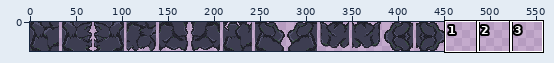
Two versions of one sprite sheet, MAGD487_Project_Editor/Assets/Art/Cave_Tiles-Sheet.png. Above, an overview of the earlier version with the close-up marked.
Close-up. As it was:
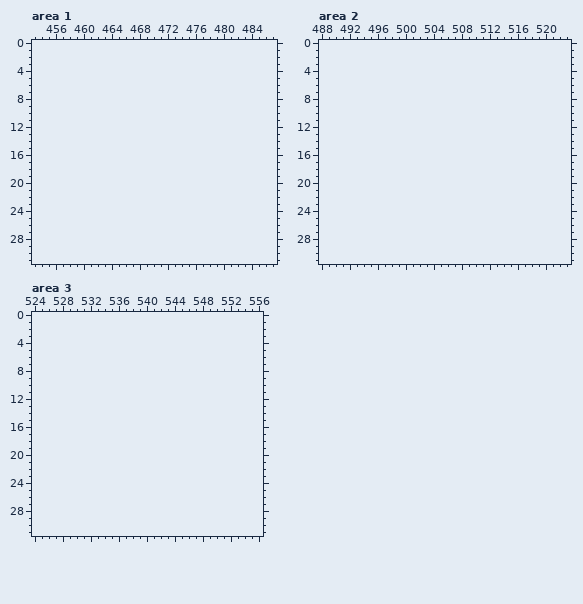
The file is 452x32 pixels. Shown: area 1: x 453..487, y 0..31; area 2: x 488..523, y 0..31; area 3: x 524..556, y 0..31. The old version is drawn lined up with the new one, on the new canvas.
And afterwards:
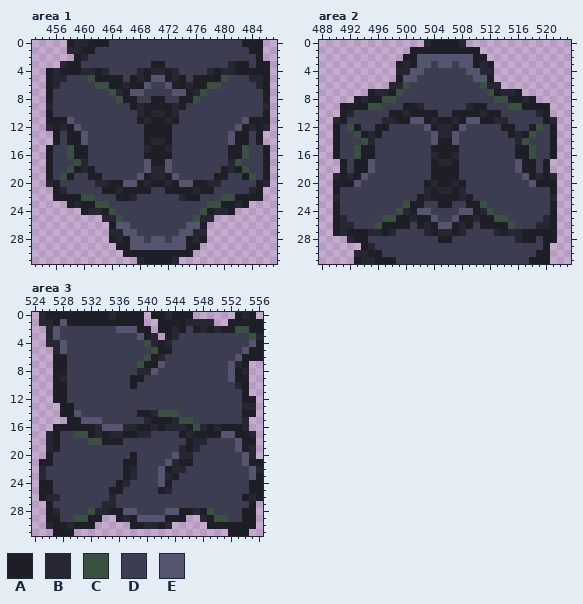
Palette (. is transparent): A #1e1e26  B #272733  C #3a5141  D #3d3d51  E #55556f
Change:
canvas 452x32 -> 557x32
Area 1:
y 0: x 458..485 ............................ -> ABBAAADDDDDDDDDDDDDDDDDDDAAA
y 1: x 458..485 ............................ -> BBAADDDDDDDDDDDDDDDDDDDDDDAA
y 2: x 459..485 ........................... -> ABDDDDDDDDDDDDDDDDDDDDDDDDA
y 3: x 457..486 .............................. -> BAADDDDDDDDDDAADDDDDDDDDBAADAA
y 4: x 455..486 ................................ -> ABAAABBABDDDDBABBABDDDDBABBAAAAA
y 5: x 455..486 ................................ -> ABBDDDCAAAADABAEEABADAAAACDDDBBA
y 6: x 455..486 ................................ -> ABDDDDDCCAABAAEDDEAABAACCDDDDDBA
y 7: x 455..486 ................................ -> ADDDDDDDDCBAEEDDDDEEABCDDDDDDDDA
y 8: x 455..486 ................................ -> ADDDDDDDDDCAADDAADDAACDDDDDDDDDA
y 9: x 455..486 ................................ -> BDDDDDDDDDDDABAAAABADDDDDDDDDDDB
y 10: x 455..486 ................................ -> ADDDDDDDDDDDDBABBABDDDDDDDDDDDDA
y 11: x 455..486 ................................ -> AAAEDDDDDDDDDABAABADDDDDDDDDEAAA
y 12: x 455..486 ................................ -> BABAEDDDDDDDDDAAAADDDDDDDDDEABAB
y 13: x 456..485 .............................. -> ADAAEDDDDDDDDAAAADDDDDDDDEAADA
y 14: x 456..485 .............................. -> ADAAEDDDDDDDDABBADDDDDDDDEAADA
y 15: x 455..486 ................................ -> ADDCAADDDDDDDDBAABDDDDDDDDAACDDA
y 16: x 455..486 ................................ -> ADDCAADDDDDDDDAAAADDDDDDDDAACDDA
y 17: x 455..486 ................................ -> ADDDCBDDDDDDDDEAAEDDDDDDDDBCDDDA
y 18: x 455..486 ................................ -> ADDCABADDDDDDDEBBEDDDDDDDABACDDA
y 19: x 455..486 ................................ -> ADCADDAADDDDDEABBAEDDDDDAADDACDA
y 20: x 455..486 ................................ -> BADDDDDBBAAEEABAABAEEAABBDDDDDAB
y 21: x 456..485 .............................. -> ABDDDDDAABAAAADDAAAABAADDDDDBA
y 22: x 456..485 .............................. -> AAAACCDDDAABDDDDDDBAADDDCCAAAA
y 23: x 458..483 .......................... -> ABAACCDDDDDDDDDDDDDDCCAABA
y 24: x 460..481 ...................... -> ABBACDDDDDDDDDDDDCABBA
y 25: x 463..478 ................ -> BBCDDDDDDDDDDCBB
y 26: x 464..477 .............. -> AEEDDDDDDDDEEA
y 27: x 464..477 .............. -> BBEEDDDDDDEEBB
y 28: x 464..477 .............. -> ABAEEDEEDEEABA
y 29: x 465..476 ............ -> AAEEEEEEEEAA
y 30: x 466..475 .......... -> AAAAAAAAAA
y 31: x 468..473 ...... -> BAAAAB
Area 2:
y 0: x 503..508 ...... -> BAAAAB
y 1: x 501..510 .......... -> AAAAAAAAAA
y 2: x 500..511 ............ -> AAEEEEEEEEAA
y 3: x 499..512 .............. -> ABAEEDEEDEEABA
y 4: x 499..512 .............. -> BBEEDDDDDDEEBB
y 5: x 499..512 .............. -> AEEDDDDDDDDEEA
y 6: x 498..513 ................ -> BBCDDDDDDDDDDCBB
y 7: x 495..516 ...................... -> ABBACDDDDDDDDDDDDCABBA
y 8: x 493..518 .......................... -> ABAACCDDDDDDDDDDDDDDCCAABA
y 9: x 491..520 .............................. -> AAAACCDDDAABDDDDDDBAADDDCCAAAA
y 10: x 491..520 .............................. -> ABDDDDDAABAAAADDAAAABAADDDDDBA
y 11: x 490..521 ................................ -> BADDDDDBBAAEEABAABAEEAABBDDDDDAB
y 12: x 490..521 ................................ -> ADCADDAADDDDDEABBAEDDDDDAADDACDA
y 13: x 490..521 ................................ -> ADDCABADDDDDDDEBBEDDDDDDDABACDDA
y 14: x 490..521 ................................ -> ADDDCBDDDDDDDDEAAEDDDDDDDDBCDDDA
y 15: x 490..521 ................................ -> ADDCAADDDDDDDDAAAADDDDDDDDAACDDA
y 16: x 490..521 ................................ -> ADDCAADDDDDDDDBAABDDDDDDDDAACDDA
y 17: x 491..520 .............................. -> ADAAEDDDDDDDDABBADDDDDDDDEAADA
y 18: x 491..520 .............................. -> ADAAEDDDDDDDDAAAADDDDDDDDEAADA
y 19: x 490..521 ................................ -> BABAEDDDDDDDDDAAAADDDDDDDDDEABAB
y 20: x 490..521 ................................ -> AAAEDDDDDDDDDABAABADDDDDDDDDEAAA
y 21: x 490..521 ................................ -> ADDDDDDDDDDDDBABBABDDDDDDDDDDDDA
y 22: x 490..521 ................................ -> BDDDDDDDDDDDABAAAABADDDDDDDDDDDB
y 23: x 490..521 ................................ -> ADDDDDDDDDCAADDAADDAACDDDDDDDDDA
y 24: x 490..521 ................................ -> ADDDDDDDDCBAEEDDDDEEABCDDDDDDDDA
y 25: x 490..521 ................................ -> ABDDDDDCCAABAAEDDEAABAACCDDDDDBA
y 26: x 490..521 ................................ -> ABBDDDCAAAADABAEEABADAAAACDDDBBA
y 27: x 490..521 ................................ -> ABAAABBABDDDDBABBABDDDDBABBAAAAA
y 28: x 492..521 .............................. -> BAADDDDDDDDDDAADDDDDDDDDBAADAA
y 29: x 494..520 ........................... -> ABDDDDDDDDDDDDDDDDDDDDDDDDA
y 30: x 493..520 ............................ -> BBAADDDDDDDDDDDDDDDDDDDDDDAA
y 31: x 493..520 ............................ -> ABBAAADDDDDDDDDDDDDDDDDDDAAA
Area 3:
y 0: x 525..539 ............... -> BAAAAAAAAABAAAA; x 541..546 ...... -> AABAAA; x 553..555 ... -> ABA
y 1: x 525..539 ............... -> BBAEAAAAAAAAAAA; x 542..549 ........ -> AAAABBBB; x 552..556 ..... -> AAAAA
y 2: x 526..540 ............... -> BEDDDDDDDDEEEAA; x 542..556 ............... -> AABADABABAACCAA
y 3: x 526..541 ................ -> BEDDDDDDDDDDDEAB; x 543..556 .............. -> ABDDDDDDDDDDCB
y 4: x 526..556 ............................... -> BBEDDDDDDDDDDDCBABDDDDDDDDDDDEA
y 5: x 527..556 .............................. -> BEDDDDDDDDDDDDCAADDDDDDDDDDEAA
y 6: x 527..556 .............................. -> AADDDDDDDDDDDCABDDDDDDDDDDEAAA
y 7: x 527..554 ............................ -> AADDDDDDDDDDCAAEDDDDDDDDDEBA
y 8: x 527..554 ............................ -> AADDDDDDDDDDBBEDDDDDDDDDDEAB
y 9: x 527..554 ............................ -> ABDDDDDDDDDAADDDDDDDDDDDDEAA
y 10: x 527..554 ............................ -> AADDDDDDDDDADDDDDDDDDDDDDDBA
y 11: x 527..554 ............................ -> AADDDDDDDDDDDDDDDDDDDDDDDDDA
y 12: x 527..555 ............................. -> AADDDDDDDDDDDDDDDDDDDDDDDDDAA
y 13: x 528..555 ............................ -> AADDDDDDDDDDDDDDDDDDDDDDDDBB
y 14: x 528..555 ............................ -> AAEDDDDDDDDAABCCCDDDDDDDDDAA
y 15: x 529..554 .......................... -> AAEEEDDDDDDBAAABCCDDDDDDDB
y 16: x 527..554 ............................ -> AAAAAABEEEBBAABABBBACBABAAAB
y 17: x 526..555 .............................. -> BADDCCABABBAABBDDDDABAAAAEEAAB
y 18: x 526..555 .............................. -> BADDDDCCAAADDDDDDDDDABBDDDDEAA
y 19: x 526..555 .............................. -> BADDDDDDDDDDDDDDDDDBABDDDDDEAB
y 20: x 526..555 .............................. -> ADDDDDDDDDDDADDDDDEBBDDDDDDDEB
y 21: x 525..556 ................................ -> AADDDDDDDDDDAADDDDEBAADDDDDDDEAA
y 22: x 525..556 ................................ -> BDDDDDDDDDDDABDDDEABBDDDDDDDDDEB
y 23: x 525..556 ................................ -> BDDDDDDDDDDDABDDDEBADDDDDDDDDDEA
y 24: x 525..556 ................................ -> AADDDDDDDDDABDDDDEADDDDDDDDDDDAA
y 25: x 525..556 ................................ -> AADDDDDDDDAADDDDDABDDDDDDDDDDDAA
y 26: x 525..556 ................................ -> ABBDDDDDDDBDDDDDDDDDDDDDDDDDDABA
y 27: x 526..555 .............................. -> ADDDDDDDBBDDDDDDDDDDDDDDDDDDDA
y 28: x 526..555 .............................. -> ABDDDDCBBAAEEDDDDEEAABACDDDDAA
y 29: x 526..533 ........ -> AADDCCAA; x 536..545 .......... -> ABAEEEEAAA; x 548..555 ........ -> BACCDDAA
y 30: x 526..532 ....... -> BAABAAA; x 538..543 ...... -> AABBAB; x 549..555 ....... -> AAAAAAA
y 31: x 527..529 ... -> AAA; x 552..554 ... -> AAA
